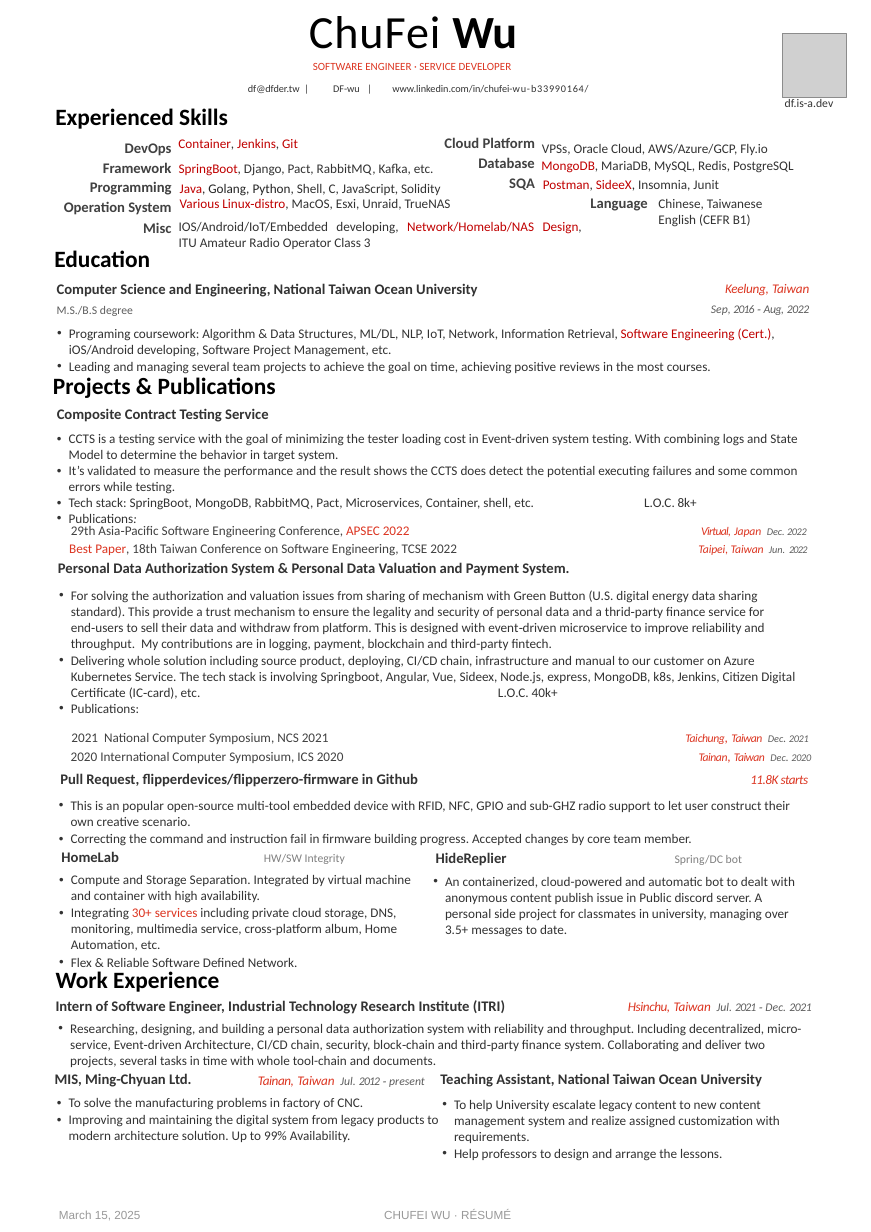
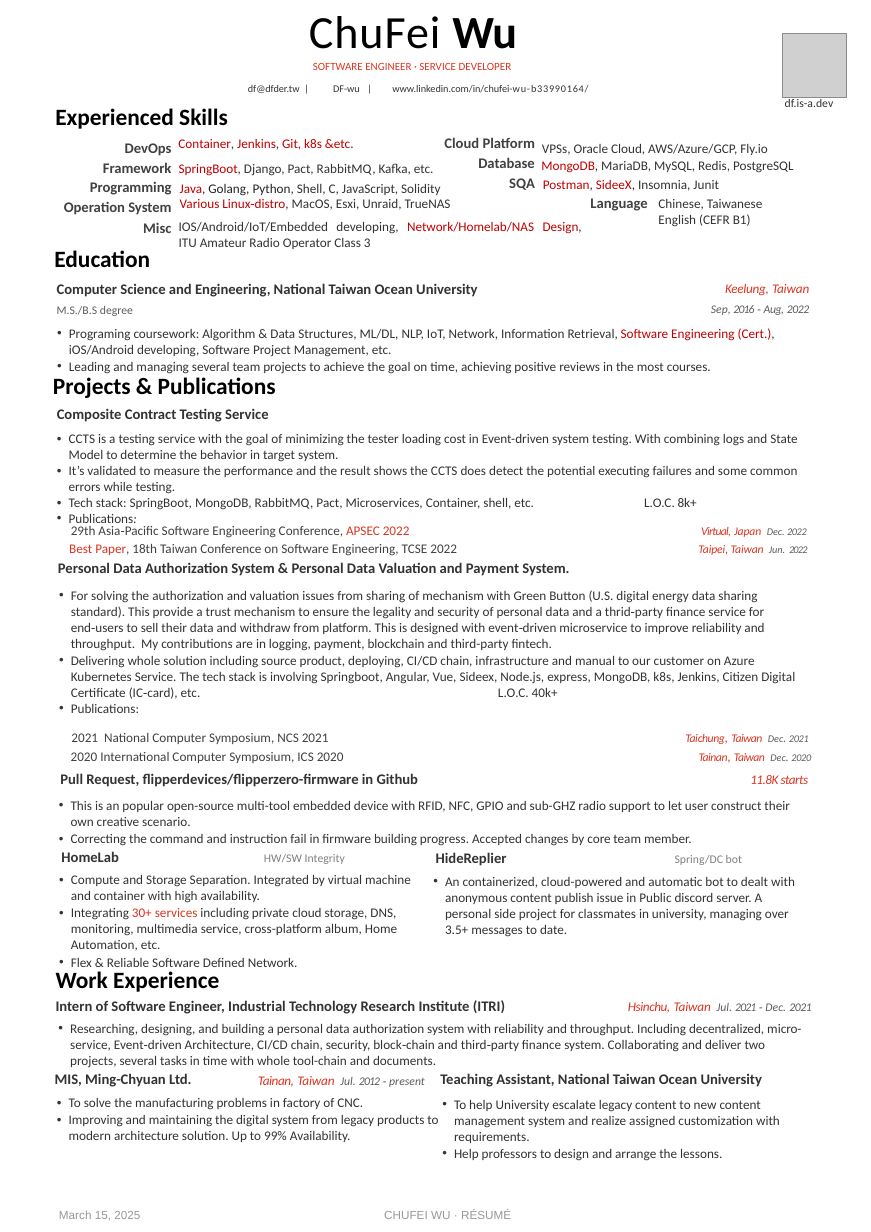
Before and after one commit to DF-wu/resume, a slide deck: slide 1 of source/CHUFEIWU_Resume.pptx. Drawn at 871x1232 pixels with LibreOffice and Linux fonts; fonts in the diff are those of the drawing; grey boxes stand for pictures; background and template pictures are left out. Boxes give left, top, right and bottom in pixels: in the first picture for what was removed or moved away, otherwise in the second. Text is boxed around its words. In the diff, an @@ line names an element or a change of style, - is before the commit and + after.

```diff
--- a/source/CHUFEIWU_Resume.pptx
+++ b/source/CHUFEIWU_Resume.pptx
@@ text at (178, 139, 354, 150): text changed @@
-Container, Jenkins, Git
+Container, Jenkins, Git, k8s &etc.
```
Also in this commit, not shown: 1 other file.
